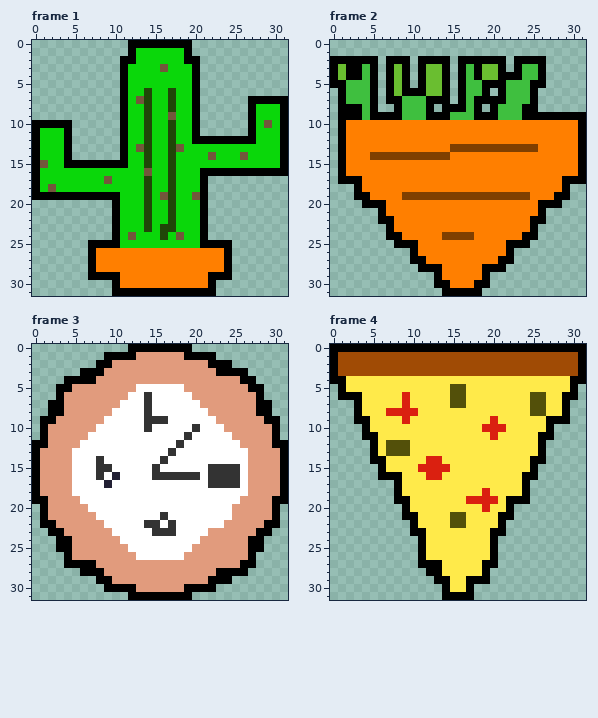
Pixel-art file -- assets/perry_llama/enemy_normal_32.aseprite. Above, as it was before the edit.
32x32 pixels, 4 frames. Shown: frame 1, frame 2, frame 3, frame 4.
Once edited:
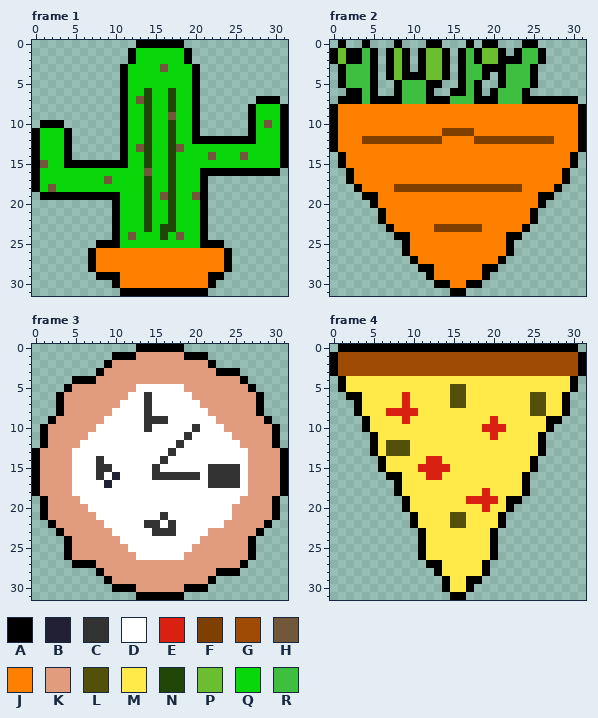
Palette (. is transparent): A #000000  B #222034  C #333333  D #ffffff  E #da2010  F #7f3f00  G #a04b05  H #73573b  J #ff7f00  K #e19b7d  L #53500a  M #ffea4a  N #204608  P #6abe30  Q #0ad70a  R #3fbf3f
What changed:
layer "enemy" now hidden
layer "Merged Layer" added
layer "outline" removed
Changed rows in their new state; - is an unchanged pixel.
Frame 1:
first column x 11:
 0 -.------.-
 2 .--------.
first column x 0:
 7 ---------------------------.---.
10 .---.---------------------------
first column x 0:
16 -------------------------------.
19 .-------------------------------
first column x 7:
25 .----------------.
first column x 7:
29 .----------------.
31 ---.-----------.--
Frame 2:
first column x 0:
 0 -A--A---A---AA---A-AA---AA------
 1 APAARA-APA-APPA-ARAPPA-ARRA-----
 2 -P--R---P---PP---R-PP-A-RR------
 3 .ARR--------------RAA-RR-A.-----
 4 .ARR------A-------RA.-RR-A.-----
 5 .------.ARRRAA.---A..-----.-----
 6 -.AA---.ARRRA..A--A.AR--A.------
 7 --AA--A--------RR----R--A-AAAAA-
 8 AJJJJJJJJJJJJJJJJJJJJJJJJJJJJJJA
 9 AJJJJJJJJJJJJJJJJJJJJJJJJJJJJJJ-
10 AJ------------------------------
11 AJ------------FFFF--------------
12 AJ--FFFFFFFFFF----FFFFFFFFFF----
13 AJ-------------JJJJJJJJJJJ------
14 -----JJJJJJJJJJ---------------A.
15 ------------------------------A.
16 -.A--------------------------A..
17 -.-J--------------------------..
18 --------FFFFFFFFFFFFFFFF----A.--
19 ---.-A---JJJJJJJJJJJJJJJJ-AA..--
20 ----.-J--------------------..---
21 -------------------------A.-----
22 -------J------------------.-----
23 -------------FFFFFF-----A.------
24 -------.-A----JJJJ----AA..------
25 --------.-J------------..-------
26 ---------AJ---------------------
27 -----------J----------.---------
28 -------------J-------.----------
29 ------------AJ------------------
30 -----------------A-.------------
31 --------------.--..-------------
Frame 3:
first column x 0:
 0 ------------.------.------------
 1 ---------.------------.---------
 2 --------.--------------..-------
 3 ------..------------------.-----
 4 ----.----------------------.----
 5 ---.------------------------.---
 7 --.--------------------------.--
 8 --.--------------------------.--
 9 -.----------------------------.-
12 .------------------------------.
first column x 0:
19 .------------------------------.
22 -.----------------------------.-
23 --.--------------------------.--
24 ---.------------------------.---
25 ---.------------------------.---
27 ----.----------------------.----
28 ------..------------------.-----
29 --------.--------------..-------
30 ---------.------------.---------
31 ------------.------.------------
Frame 4:
first column x 0:
 0 .------------------------------.
first column x 0:
 4 .------------------------------.
 6 -.----------------------------.-
 9 ---.-------------------------.--
11 ----.----------------------.----
14 -----.--------------------.-----
16 ------.------------------.------
19 --------.---------------.-------
21 ---------.------------.---------
23 ----------.----------.----------
first column x 11:
27 .--------.
28 -.--------
29 --.-----.-
31 ---.--.---
